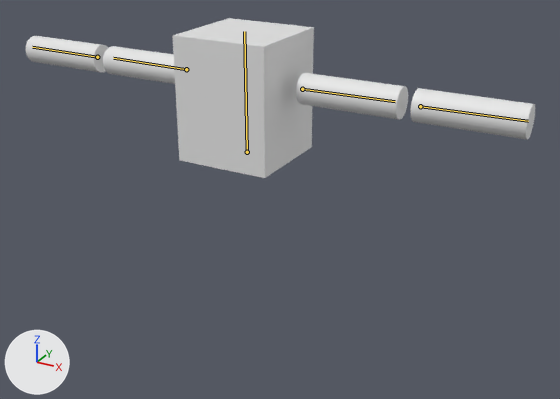
A saved change to the Blender file Blender/CubeReed/CubeReed.blend.
Rendered twice from a 50 mm lens placed at (1.72, -2.81, 2.22), pointed at (0.13, 0.07, 0.78). The lights are fixed; the arrows at lower left show +X, +Y and +Z. The first picture is the older version. The bones that bend it are drawn over the model as lines.

Names of what the first picture shows: 'CubeReed'.
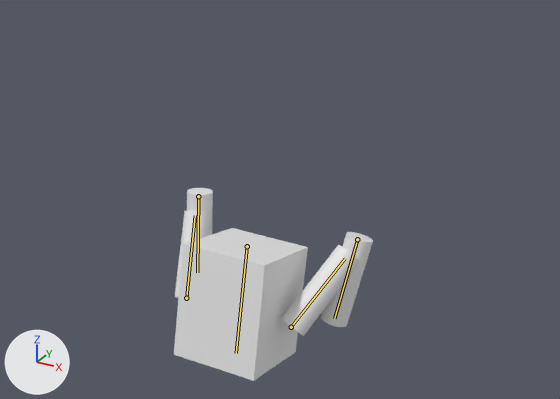
The newer file adds an action. The first version stands in its rest pose; the second is drawn at frame 4 of the action 'Dodge'.

The edits, one by one:
Bone 'Bone_body' (bone_bone_body) moves from (0.0, 0.0, 0.0) to (-0.014, -0.471, 0.0).
Bone 'Bone_body' (bone_bone_body) turns from (0, 0, 0) to (0, 0, 167) degrees about its own x, y and z.
Bone 'Bone_UA_L' (bone_bone_ua_l) turns from (0, 0, 0) to (-70, -31, 1) degrees about its own x, y and z.
Bone 'Bone_LA_L' (bone_bone_la_l) turns from (0, 0, 0) to (11, -11, -154) degrees about its own x, y and z.
Bone 'Bone_UA_R' (bone_bone_ua_r) turns from (0, 0, 0) to (78, 21, 0) degrees about its own x, y and z.
Bone 'Bone_LA_R' (bone_bone_la_r) turns from (0, 0, 0) to (-10, 6, -153) degrees about its own x, y and z.

Pixel boxes [x1, y1, x2, y2] of what changed, in the pictures (560 x 399 px):
'CubeReed', posed (61% narrower, 20% taller)
    before: [26, 18, 535, 178]
    after: [174, 188, 373, 381]
bone 'Bone_body', root to tip
    before: (247, 152) to (244, 31)
    after: (247, 246) to (236, 353)
bone 'Bone_UA_L', root to tip
    before: (302, 89) to (395, 101)
    after: (291, 327) to (345, 258)
bone 'Bone_LA_L', root to tip
    before: (420, 106) to (528, 121)
    after: (357, 239) to (334, 318)
bone 'Bone_UA_R', root to tip
    before: (186, 69) to (113, 58)
    after: (186, 298) to (195, 215)
bone 'Bone_LA_R', root to tip
    before: (97, 57) to (32, 47)
    after: (198, 196) to (197, 272)
